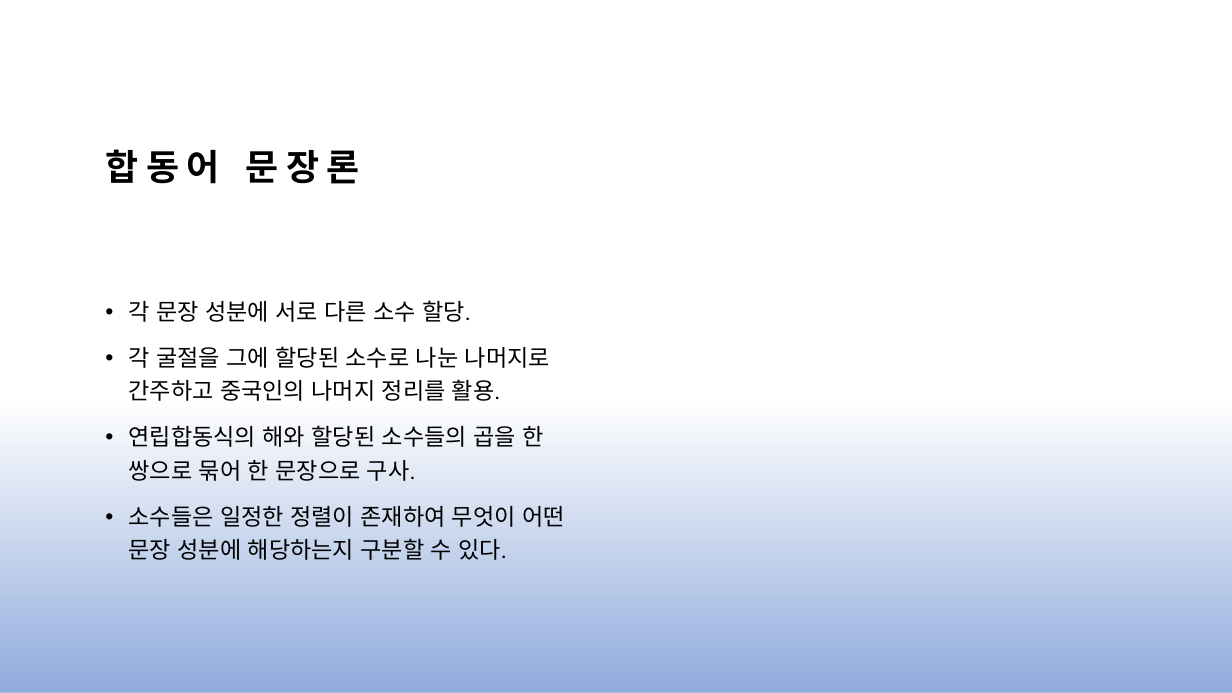
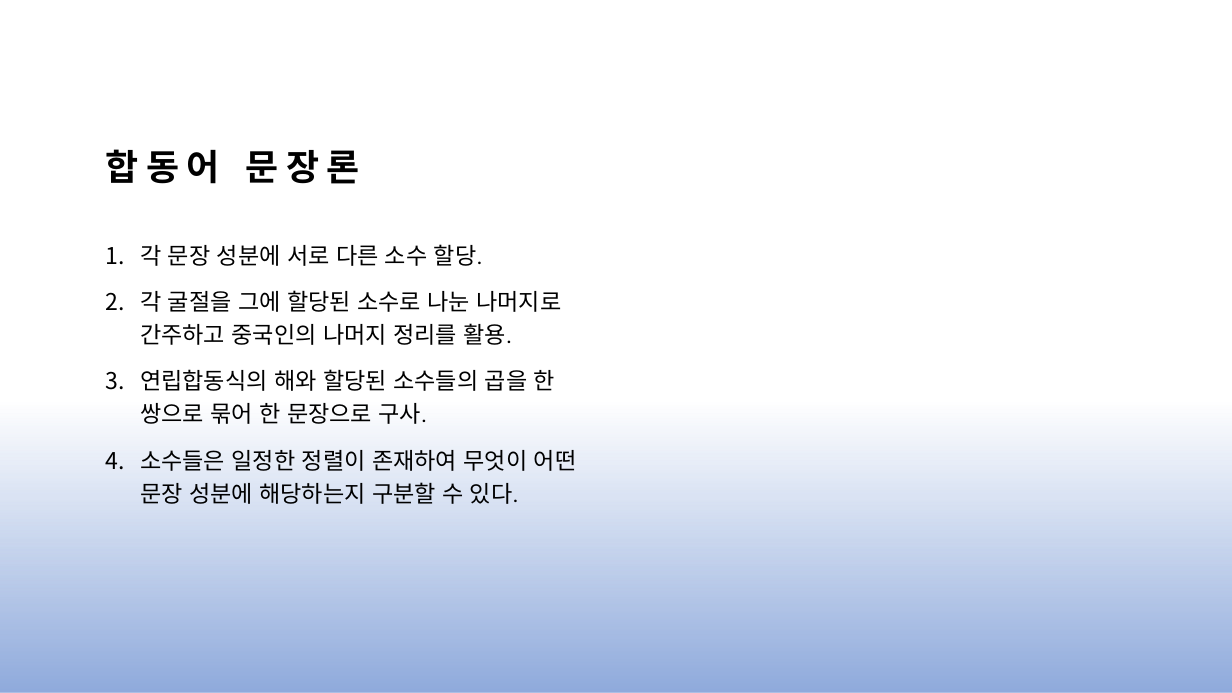
Before and after one commit to js4484821266/congrlang, a slide deck: slide 7 of congrlang.pptx. Drawn at 1232x693 pixels with LibreOffice and Linux fonts; fonts in the diff are those of the drawing; grey boxes stand for pictures. Boxes give left, top, right and bottom in pixels: in the first picture for what was removed or moved away, otherwise in the second. Text is boxed around its words. In the diff, an @@ line names an element or a change of style, - is before the commit and + after.

```diff
--- a/congrlang.pptx
+++ b/congrlang.pptx
@@ text "각 문장 성분에 서로 다른 ..." at (140,244,577,504): bullet • to 1.; vertical alignment middle to top @@
```
Also in this commit, not shown: 4 other slides changed, 1 slide added, 1 slide removed.
